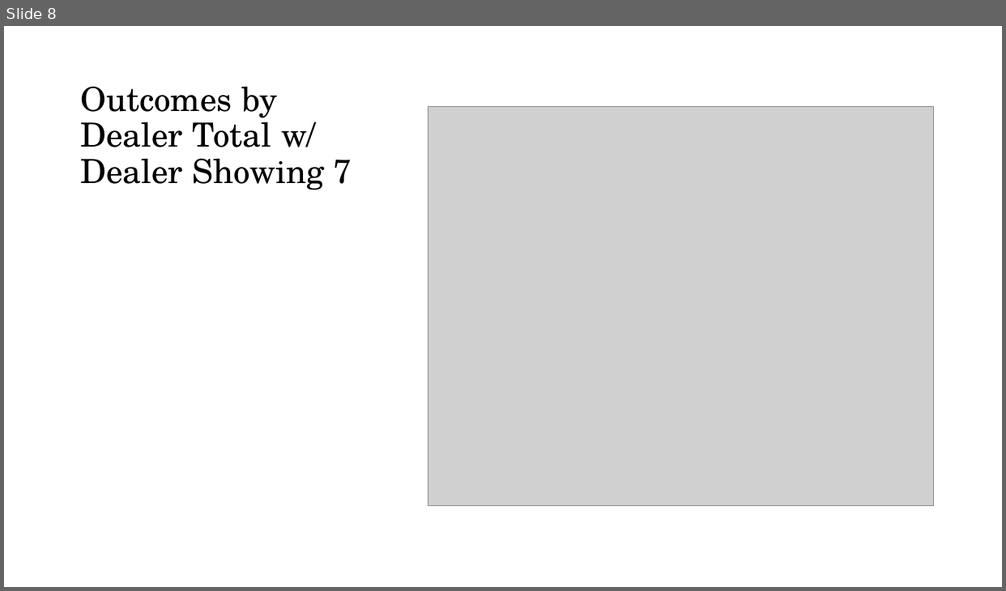
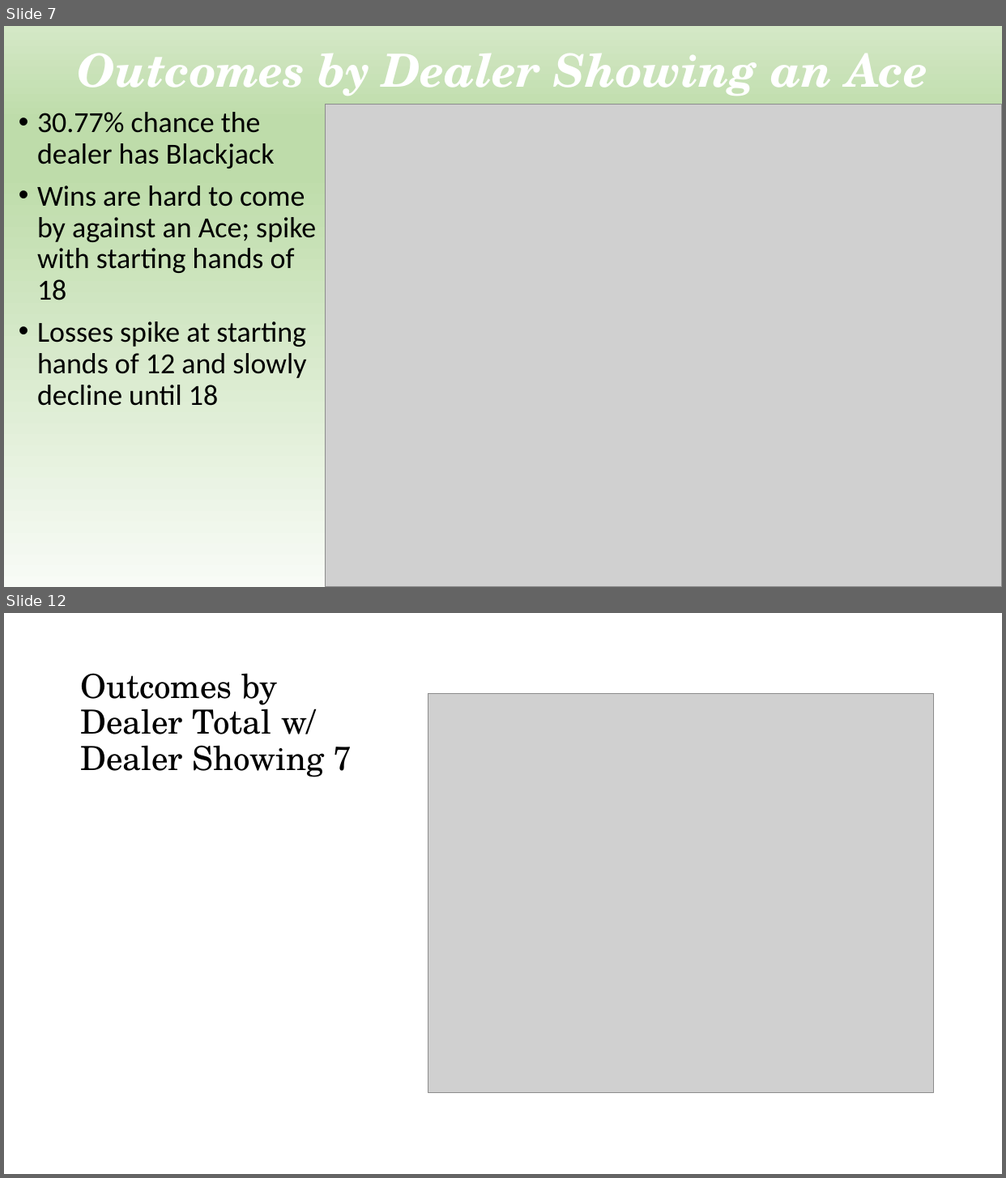
Before and after one commit to anirahul/Team_Carolina, a slide deck: Dean/Project1_Blackjack_v2.pptx. Shown one above the other, each under a label of ours: slide 8 before the commit, slides 7 and 12 after it; the slides between them are not shown. The pictures are 1006x591 and 1006x1178 pixels, drawn with LibreOffice and Linux fonts; fonts in the diff are those of the drawing; grey boxes stand for pictures; background and template pictures are left out. Boxes give left, top, right and bottom in pixels: in the first picture for what was removed or moved away, otherwise in the second. Text is boxed around its words. In the diff, an @@ line names an element or a change of style, - is before the commit and + after.

```diff
--- a/Dean/Project1_Blackjack_v2.pptx
+++ b/Dean/Project1_Blackjack_v2.pptx
@@ slide 7 added at <box>4,26,1002,587</box>, background gradient #F8FBF6 to #BEDCAA to #D4E8C6 @@
@@ title added at <box>77,54,927,96</box>, 44 pt, text #FFFFFF, bold, italic @@
+Outcomes by Dealer Showing an Ace
@@ text added at <box>37,112,316,406</box>, 28 pt, text #000000 @@
+• 30.77% chance the dealer has Blackjack
+• Wins are hard to come by against an Ace; spike with starting hands of 18
+• Losses spike at starting hands of 12 and slowly decline until 18
@@ picture added at <box>325,104,1002,587</box> @@
@@ what was slide 8 is now slide 12 @@
```
Also in this commit, not shown: 4 slides changed, 2 other slides added, 1 slide removed, 5 other files.
